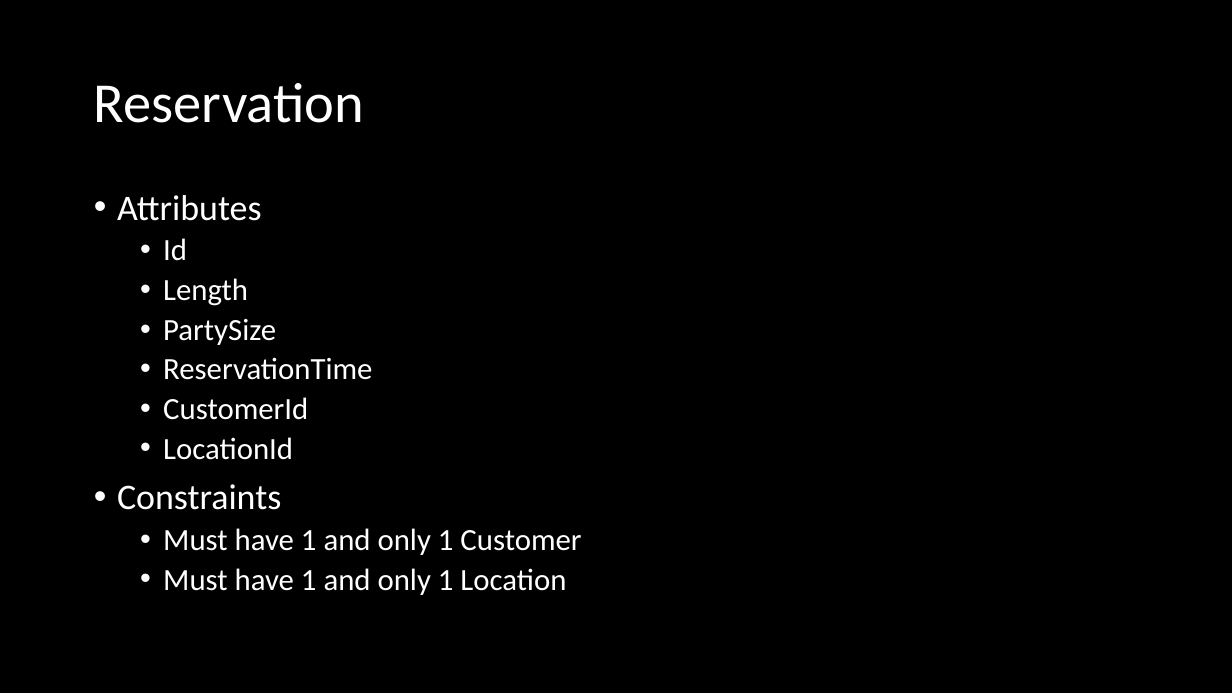
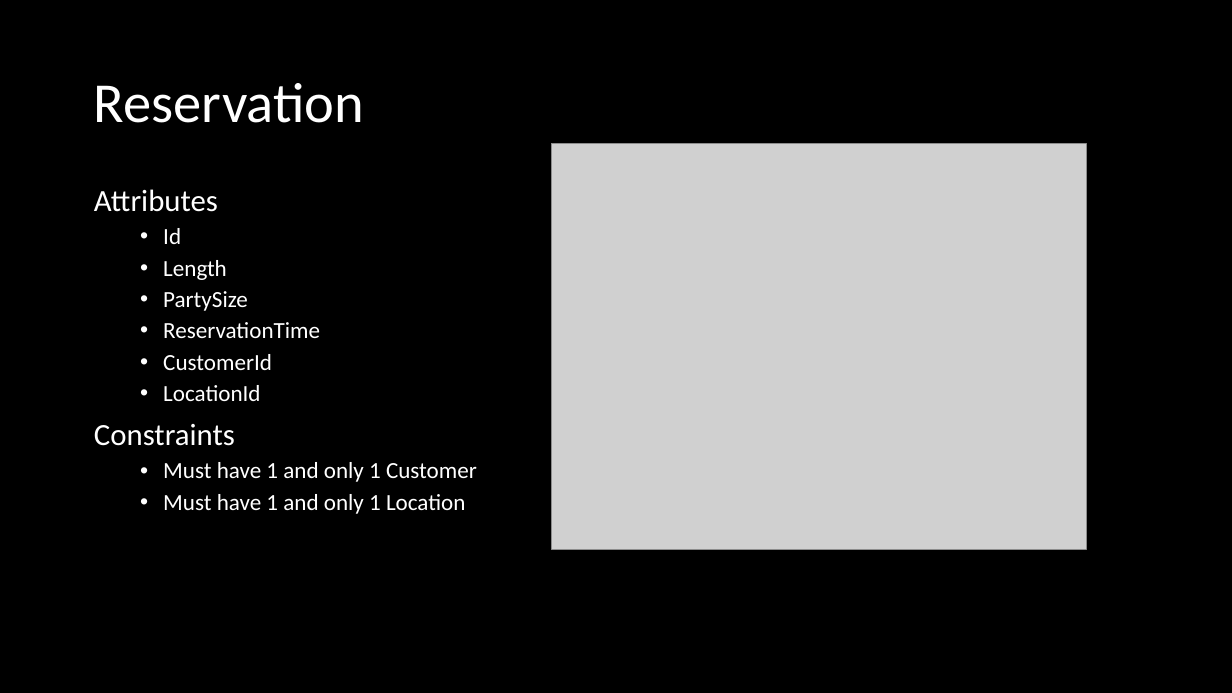
Before and after one commit to Luke4Parker/ReservationSystem, a slide deck: slide 12 of ReservationSystem/ReservationSystem/Reservation System.pptx (slide 11 before the commit). Drawn at 1232x693 pixels with LibreOffice and Linux fonts; fonts in the diff are those of the drawing; grey boxes stand for pictures; background and template pictures are left out. Boxes give left, top, right and bottom in pixels: in the first picture for what was removed or moved away, otherwise in the second. Text is boxed around its words. In the diff, an @@ line names an element or a change of style, - is before the commit and + after.

```diff
--- a/ReservationSystem/ReservationSystem/Reservation System.pptx
+++ b/ReservationSystem/ReservationSystem/Reservation System.pptx
@@ picture added at bbox=[551, 144, 1086, 550] @@
@@ text "Attributes" at bbox=[94, 189, 477, 514]: size 28 to 24 pt in "Attributes", "Constraints"; size 24 to 18 pt in "Id", "Length", "PartySize", "ReservationTime" and 4 more places; bullet • to none @@
```
Also in this commit, not shown: 11 other slides changed, 2 slides added, 1 slide removed, 4 other files.
